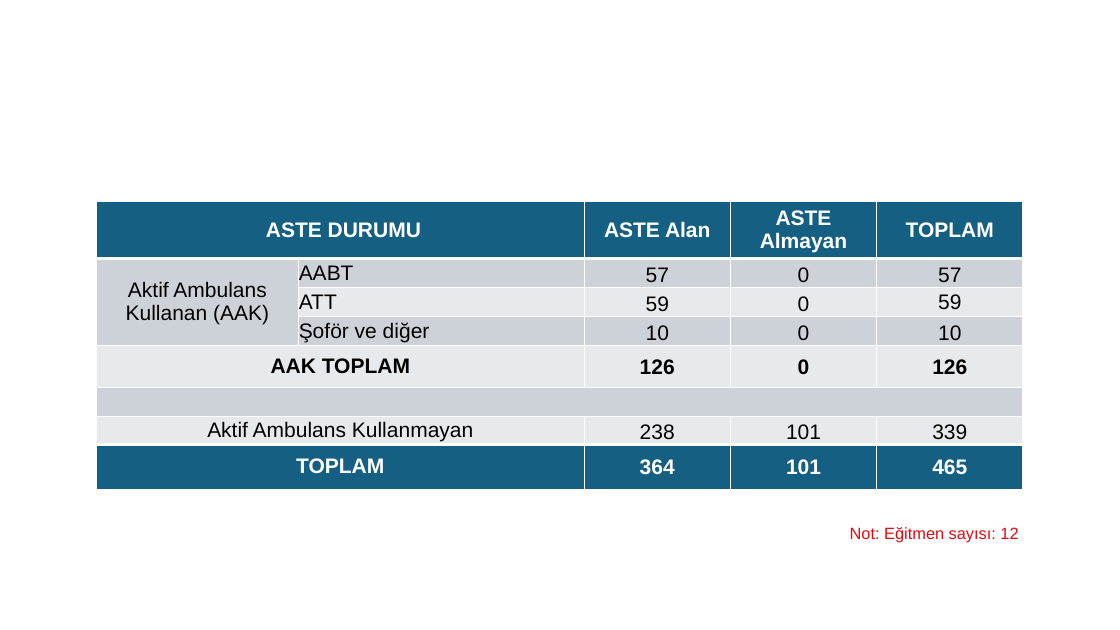
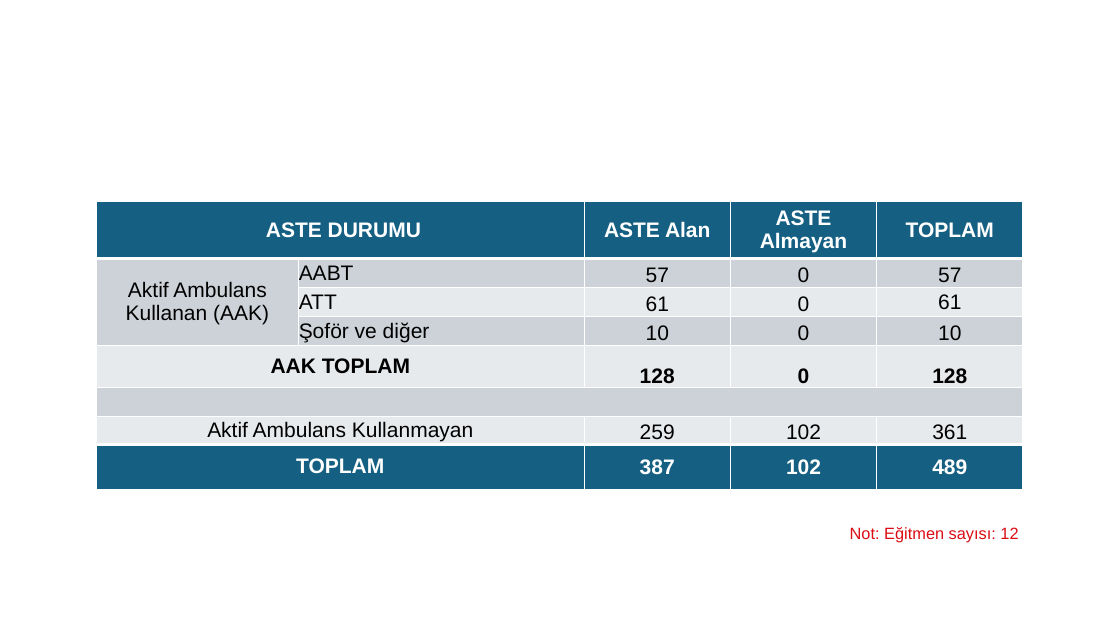
Before and after one commit to Canakkale112AcilSaglik/iasb, a slide deck: slide 11 of bulten-template.pptx. Drawn at 1120x630 pixels with LibreOffice and Linux fonts; fonts in the diff are those of the drawing; background and template pictures are left out. Boxes give left, top, right and bottom in pixels: in the first picture for what was removed or moved away, otherwise in the second. Text is boxed around its words. In the diff, an @@ line names an element or a change of style, - is before the commit and + after.

```diff
--- a/bulten-template.pptx
+++ b/bulten-template.pptx
@@ table at (97, 201, 1023, 489) @@
-row 3, column 3: 59
+row 3, column 3: 61
-row 3, column 5: 59
+row 3, column 5: 61
-row 5, column 3: 126
+row 5, column 3: 128
-row 5, column 5: 126
+row 5, column 5: 128
-row 7: Aktif Ambulans Kullanmayan |  | 238 | 101 | 339
+row 7: Aktif Ambulans Kullanmayan |  | 259 | 102 | 361
-row 8: TOPLAM |  | 364 | 101 | 465
+row 8: TOPLAM |  | 387 | 102 | 489
```
Also in this commit, not shown: 11 other slides changed, 1 other file.
